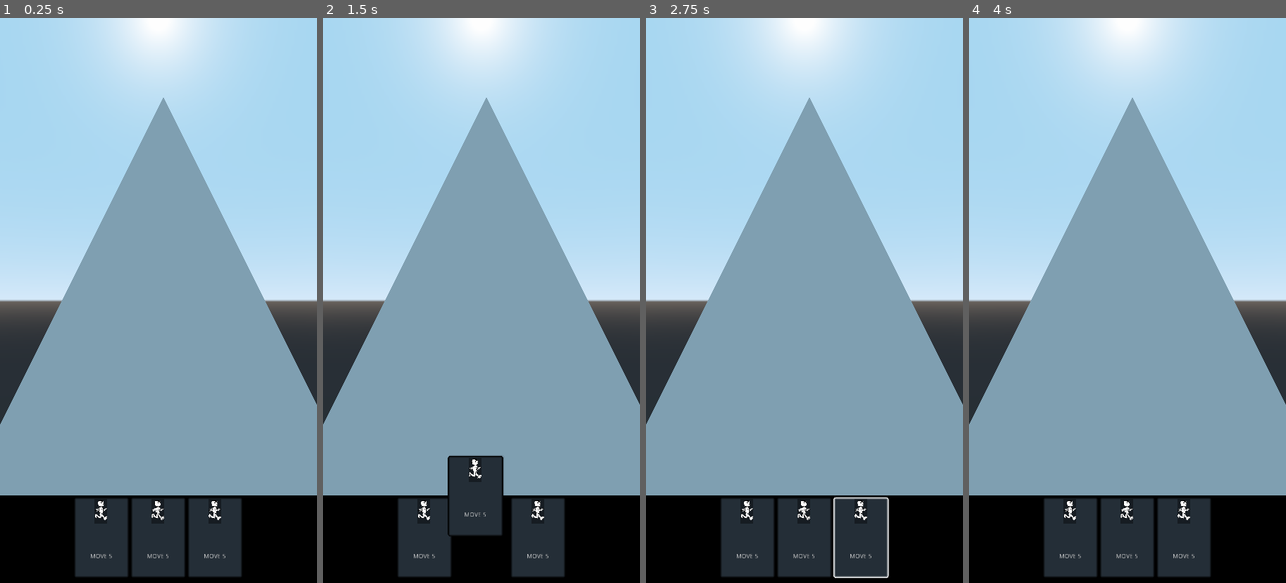
Above: before the commit, frames 1-4 (left to right).
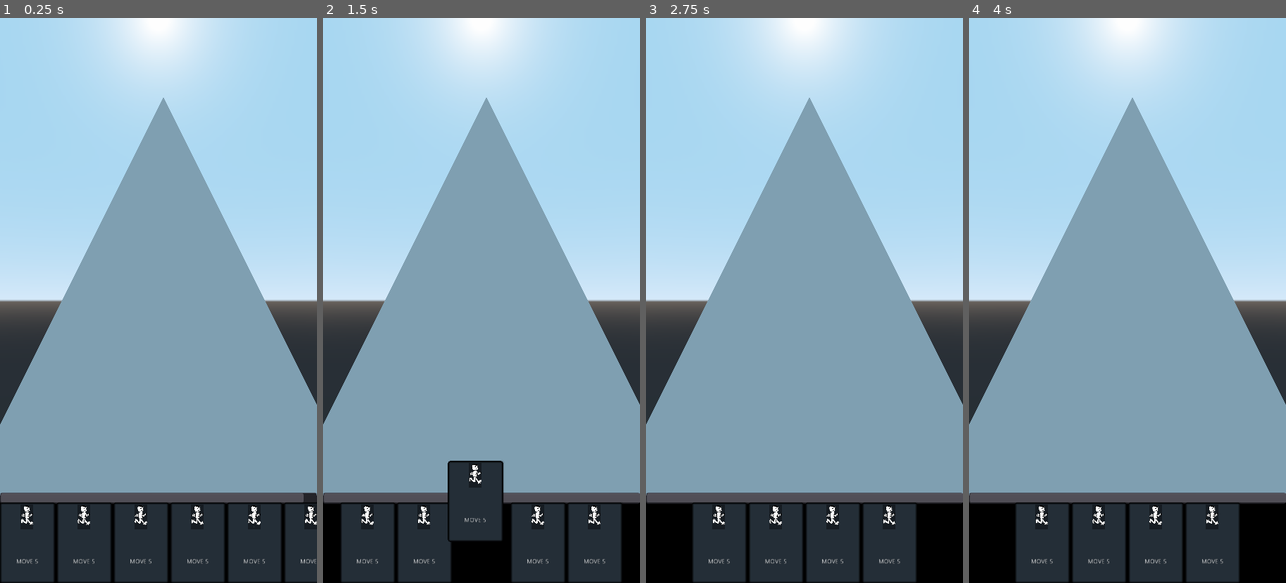
Above: after the commit, the same moments.

Repository: richardbonneau/space-rogue
Game: Godot game, scene res://Scenes/Main.tscn
Two runs of this game, one before a commit and one after it. Both use one fixed random seed, a clock stepped at 60 frames per second and the inputs below.
Inputs (mouse positions are in pixels of both pictures, inside the frame that each line leads up to):
- Up to frame 1 (0.25 s): no input
- Up to frame 2 (1.5 s): tap Enter at 0.5 s; drag from (424, 537) to (513, 176) at 0.52 s; drag from (481, 537) to (465, 413) at 1.27 s
- Up to frame 3 (2.75 s): move the mouse to (861, 537) at 2.02 s; click (861, 537) at 2.17 s
- Up to frame 4 (4 s): tap Space at 2.75 s; drag from (1111, 413) to (1032, 215) at 2.77 s; tap Enter at 3.5 s; move the mouse to (1222, 385) at 3.52 s; click (1222, 385) at 3.67 s

The runs differ from the first frame. In frame 1, 9.9% of the frame differs, in the area x 0-100%, y 84-100%; in frame 2, 7.2%; in frame 3, 6.1%; in frame 4, 6.0%.

Commit message:
custom scrollbar

Diff:
--- a/Deck/Card.gd
+++ b/Deck/Card.gd
@@ -10,10 +10,7 @@
 enum{
 	InHand
 	InPlay
-	FocusedInHand
-	MovingToContainer
-	Reorganizing
-	PushedAside
+	AboutToBePlayed
 }
 var state := InHand
 var start_position: Vector2
@@ -27,6 +24,7 @@
 
 
 func recalculatePosition():
+	self.rect_position = Vector2(self.get_position().x + 1000,self.get_position().y)
 	pass
 
 func _on_Card_gui_input(event):
@@ -38,6 +36,11 @@
 		else:
 			drag_position = null
 			self.rect_position = position_before_drag
+			if state == AboutToBePlayed:
+				var parent:Node = self.get_parent()
+				parent.remove_child(self)
+				parent.reorganize_scroll_hand()
+				self.queue_free()
 
 	if event is InputEventMouseMotion and drag_position:
 		rect_global_position = get_global_mouse_position() - drag_position
@@ -45,10 +48,12 @@
 			var node_new_style = self.get_stylebox("panel").duplicate()
 			node_new_style.set_border_color(Color("#29be05"))
 			self.add_stylebox_override("panel", node_new_style)
+			state = AboutToBePlayed
 		else:
 			var node_new_style = self.get_stylebox("panel").duplicate()
 			node_new_style.set_border_color(Color("000"))
 			self.add_stylebox_override("panel", node_new_style)
+			state = InHand
 
 
 
--- a/Scenes/Hand.gd
+++ b/Scenes/Hand.gd
@@ -7,21 +7,31 @@
 onready var hand_width: float = get_viewport().size.x
 var card_width: float
 
+var scrollbar : HScrollBar
+var scroll_container : ScrollContainer
 
 func _ready():
-
+	scrollbar = self.get_owner().get_node("ColorRect/HScrollBar")
+	scroll_container = self.get_owner().get_node("ColorRect/ScrollContainer")
 	var temp_card = card.instance()
 	card_width = temp_card.get_size().x
 	temp_card.queue_free()
 
-	reorganize()
+	reorganize_scroll_hand()
 
 
-func reorganize():
+
+func reorganize_scroll_hand():
 	var cards_in_hand:Array = self.get_children()
 	var num_of_cards: int = cards_in_hand.size()
-	var maximum_num_of_cards : int = floor(hand_width / card_width)
+	var total_hand_width : float = card_width * num_of_cards
+	var maximum_num_of_cards : float = hand_width / card_width
 
-	for card in cards_in_hand:
-		print(maximum_num_of_cards)
-		pass
+	scrollbar.set_max(total_hand_width)
+	scrollbar.set_page(hand_width)
+	print("total_hand_width ",num_of_cards)
+
+
+
+func _on_HScrollBar_value_changed(value):
+	scroll_container.scroll_horizontal = value
--- a/Scenes/Main.tscn
+++ b/Scenes/Main.tscn
@@ -6,6 +6,8 @@
 [ext_resource path="res://Scenes/Hand.gd" type="Script" id=4]
 
 [sub_resource type="PrismMesh" id=1]
+
+[sub_resource type="Theme" id=2]
 
 [node name="Main" type="Node"]
 script = ExtResource( 1 )
@@ -29,40 +31,71 @@
 "_edit_use_anchors_": false
 }
 
+[node name="HScrollBar" type="HScrollBar" parent="ColorRect"]
+margin_top = -7.0
+margin_right = 720.0
+margin_bottom = 18.0
+max_value = 100.0
+page = 75.0
+__meta__ = {
+"_edit_use_anchors_": false
+}
+
 [node name="ScrollContainer" type="ScrollContainer" parent="ColorRect"]
 anchor_top = 1.0
 anchor_right = 1.0
 anchor_bottom = 1.0
-margin_top = -194.0
+margin_top = -182.0
 rect_clip_content = false
+theme = SubResource( 2 )
 scroll_vertical_enabled = false
 __meta__ = {
 "_edit_use_anchors_": false
 }
 
 [node name="Hand" type="HBoxContainer" parent="ColorRect/ScrollContainer"]
-margin_right = 720.0
+margin_right = 770.0
 margin_bottom = 182.0
 size_flags_horizontal = 3
 alignment = 1
 script = ExtResource( 4 )
+__meta__ = {
+"_edit_use_anchors_": false
+}
 
 [node name="Card" parent="ColorRect/ScrollContainer/Hand" instance=ExtResource( 2 )]
-margin_left = 168.0
 margin_top = 0.0
-margin_right = 293.0
+margin_bottom = 182.5
+
+[node name="Card5" parent="ColorRect/ScrollContainer/Hand" instance=ExtResource( 2 )]
+margin_left = 129.0
+margin_top = 0.0
+margin_right = 254.0
+margin_bottom = 182.5
+
+[node name="Card6" parent="ColorRect/ScrollContainer/Hand" instance=ExtResource( 2 )]
+margin_left = 258.0
+margin_top = 0.0
+margin_right = 383.0
 margin_bottom = 182.5
 
 [node name="Card2" parent="ColorRect/ScrollContainer/Hand" instance=ExtResource( 2 )]
-margin_left = 297.0
+margin_left = 387.0
 margin_top = 0.0
-margin_right = 422.0
+margin_right = 512.0
 margin_bottom = 182.5
 
 [node name="Card3" parent="ColorRect/ScrollContainer/Hand" instance=ExtResource( 2 )]
-margin_left = 426.0
+margin_left = 516.0
 margin_top = 0.0
-margin_right = 551.0
+margin_right = 641.0
+margin_bottom = 182.5
+
+[node name="Card4" parent="ColorRect/ScrollContainer/Hand" instance=ExtResource( 2 )]
+margin_left = 645.0
+margin_top = 0.0
+margin_right = 770.0
 margin_bottom = 182.5
 [connection signal="tree_exited" from="ColorRect" to="." method="_on_ColorRect_tree_exited"]
+[connection signal="value_changed" from="ColorRect/HScrollBar" to="ColorRect/ScrollContainer/Hand" method="_on_HScrollBar_value_changed"]
 [connection signal="mouse_exited" from="ColorRect/ScrollContainer" to="." method="_on_ScrollContainer_mouse_exited"]
--- /dev/null
+++ b/Scenes/ScrollContainer.gd
@@ -0,0 +1,24 @@
+extends ScrollContainer
+
+
+# Declare member variables here. Examples:
+# var a = 2
+# var b = "text"
+
+
+# Called when the node enters the scene tree for the first time.
+func _ready():
+	pass # Replace with function body.
+
+
+# Called every frame. 'delta' is the elapsed time since the previous frame.
+#func _process(delta):
+#	pass
+
+
+func _on_HScrollBar_scrolling():
+	print()
+
+
+func _on_HScrollBar_value_changed(value):
+	print(value)
Not shown: 1 places in Scenes/Main.tscn that only renumber resources
